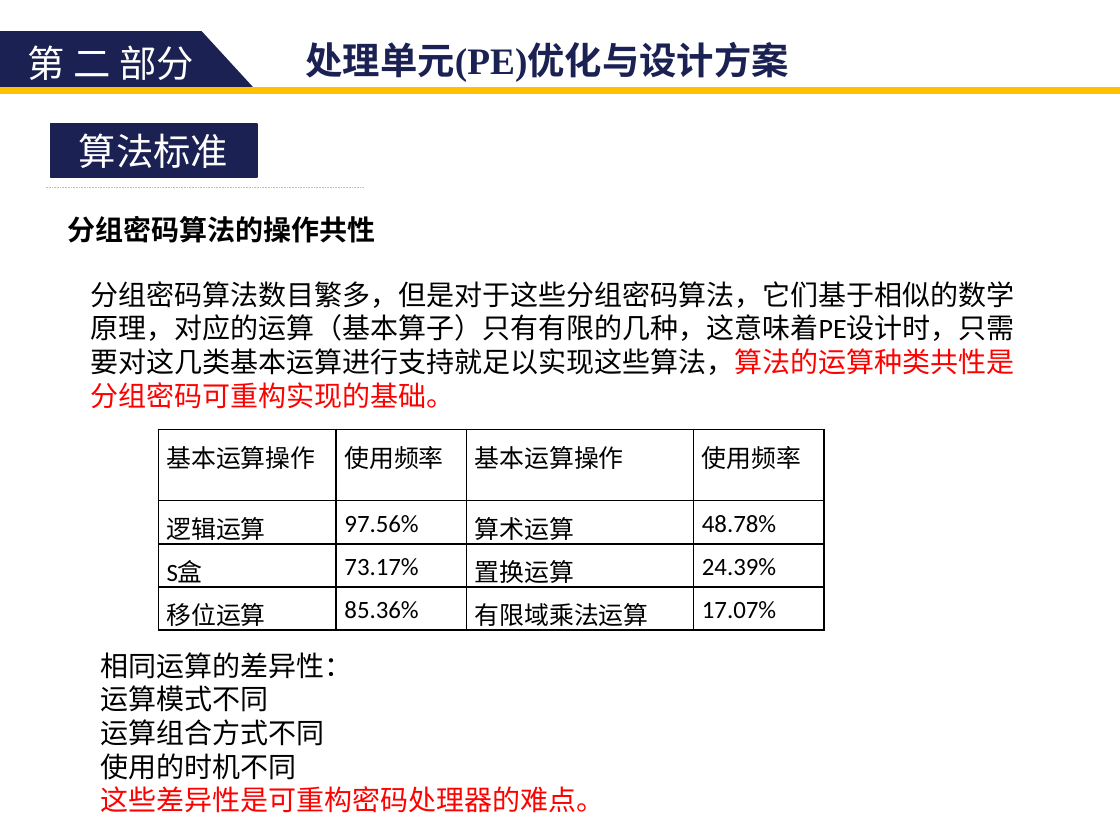
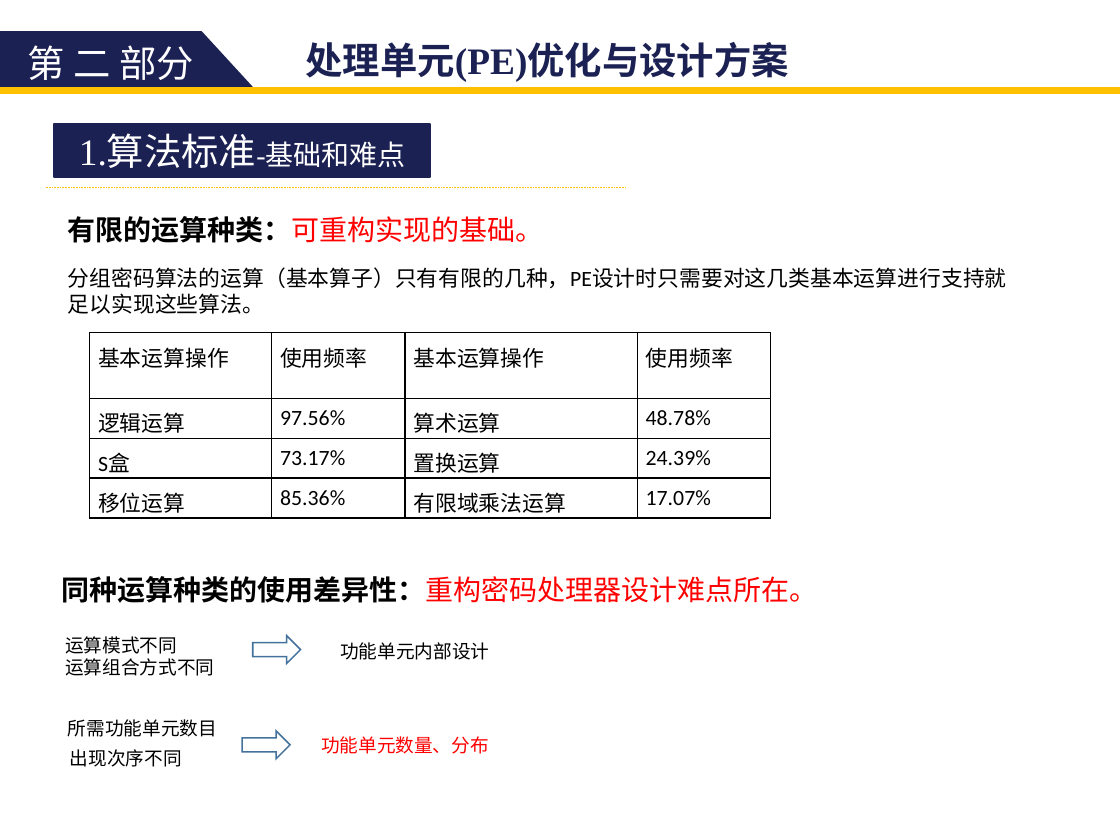
Before and after one commit to zdyzhan/bishe, a slide deck: slide 10 of 131199 李小泉.pptx (slide 13 before the commit). Drawn at 1120x840 pixels with LibreOffice and Linux fonts; fonts in the diff are those of the drawing. Boxes give left, top, right and bottom in pixels: in the first picture for what was removed or moved away, otherwise in the second. Text is boxed around its words. In the diff, an @@ line names an element or a change of style, - is before the commit and + after.

```diff
--- a/131199 李小泉.pptx
+++ b/131199 李小泉.pptx
@@ rectangle "1.算法标准-基础和难点": place and size @@
-rectangle "1.算法标准-基础和难点" at <box>50,124,256,177</box>
+rectangle "1.算法标准-基础和难点" at <box>54,124,430,177</box>
@@ text in rectangle at <box>79,136,405,168</box>: text changed @@
-算法标准
+1.算法标准-基础和难点
@@ line moved from (46, 187) - (364, 187) to (46, 187) - (625, 187) @@
@@ text at <box>68,216,544,243</box>: text changed; text colour #000000 to #FF0000; bold off @@
-分组密码算法的操作共性
+有限的运算种类：可重构实现的基础。
@@ text at <box>68,267,1007,314</box>: text changed; size 18 to 14 pt @@
-分组密码算法数目繁多，但是对于这些分组密码算法，它们基于相似的数学原理，对应的运算（基本算子）只有有限的几种，这意味着PE设计时，只需要对这几类基本运算进行支持就足以实现这些算法，算法的运算种类共性是分组密码可重构实现的基础。
+分组密码算法的运算（基本算子）只有有限的几种，PE设计时只需要对这几类基本运算进行支持就足以实现这些算法。
@@ table at <box>90,333,769,517</box> @@
@@ size 16 to 14 pt @@
@@ table: place and size @@
-table at <box>158,429,823,635</box>
+table at <box>90,333,769,517</box>
@@ text added at <box>62,576,818,603</box>, 18 pt, text #FF0000 @@
+同种运算种类的使用差异性：重构密码处理器设计难点所在。
@@ text "运算模式不同": place and size @@
-text "运算模式不同" at <box>101,652,605,813</box>
+text "运算模式不同" at <box>65,636,214,676</box>
@@ text "运算模式不同" at <box>65,636,214,676</box>: size 18 to 12 pt @@
@@ text at <box>101,652,353,679</box>: paragraph removed @@
-相同运算的差异性：
@@ right arrow added at <box>253,636,301,664</box>, outline #43739E 1 pt @@
@@ text added at <box>340,642,489,660</box>, 12 pt, text #000000 @@
+功能单元内部设计
@@ text added at <box>68,719,217,737</box>, 12 pt, text #000000 @@
+所需功能单元数目
@@ text added at <box>70,749,182,767</box>, 12 pt, text #000000 @@
+出现次序不同
@@ right arrow added at <box>242,731,290,759</box>, outline #43739E 1 pt @@
@@ text added at <box>321,736,489,754</box>, 12 pt, text #FF0000 @@
+功能单元数量、分布
@@ text at <box>101,753,605,813</box>: paragraphs removed @@
-使用的时机不同
-这些差异性是可重构密码处理器的难点。
```
Also in this commit, not shown: 33 other slides changed, 5 slides added, 11 slides removed, 13 other files.
